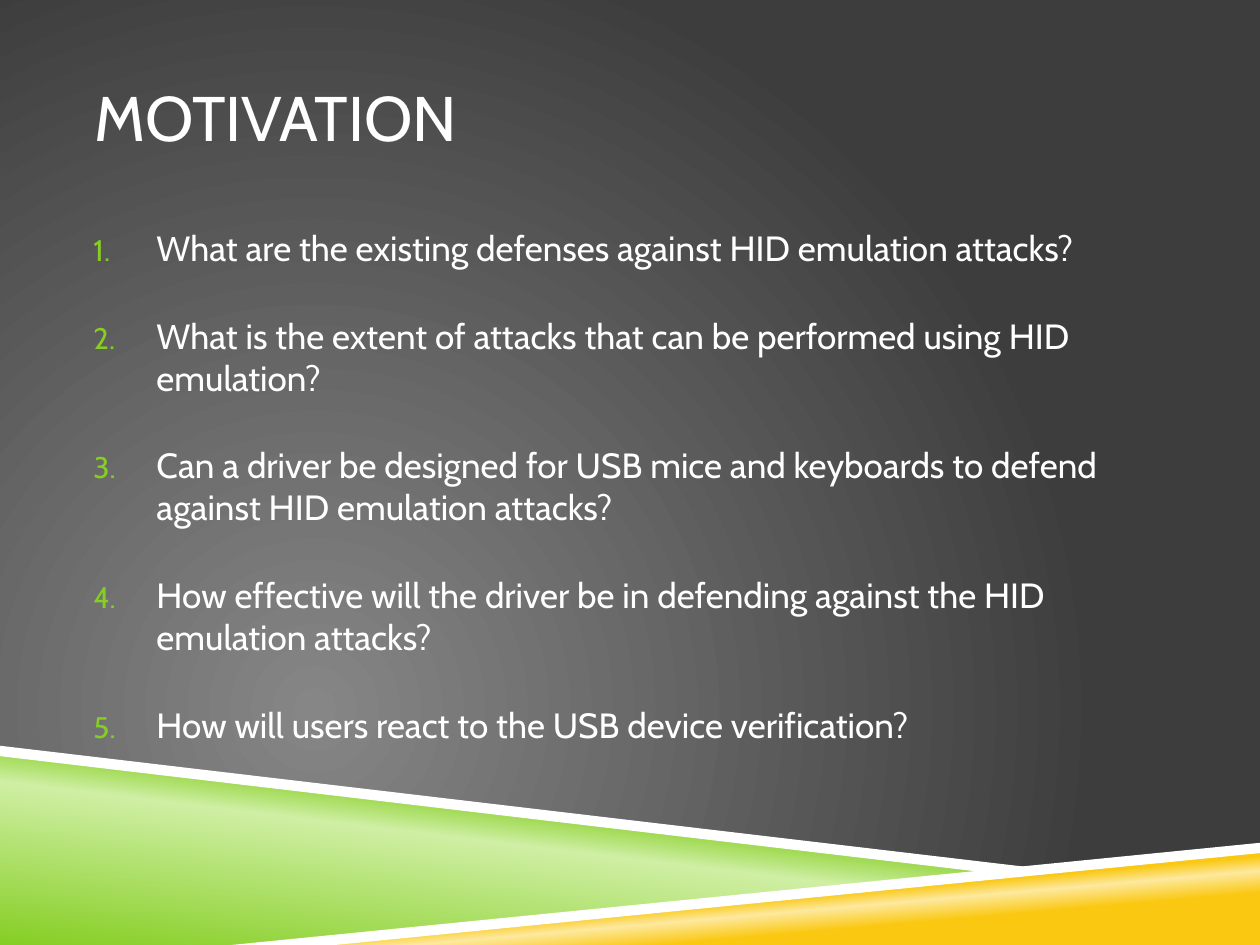
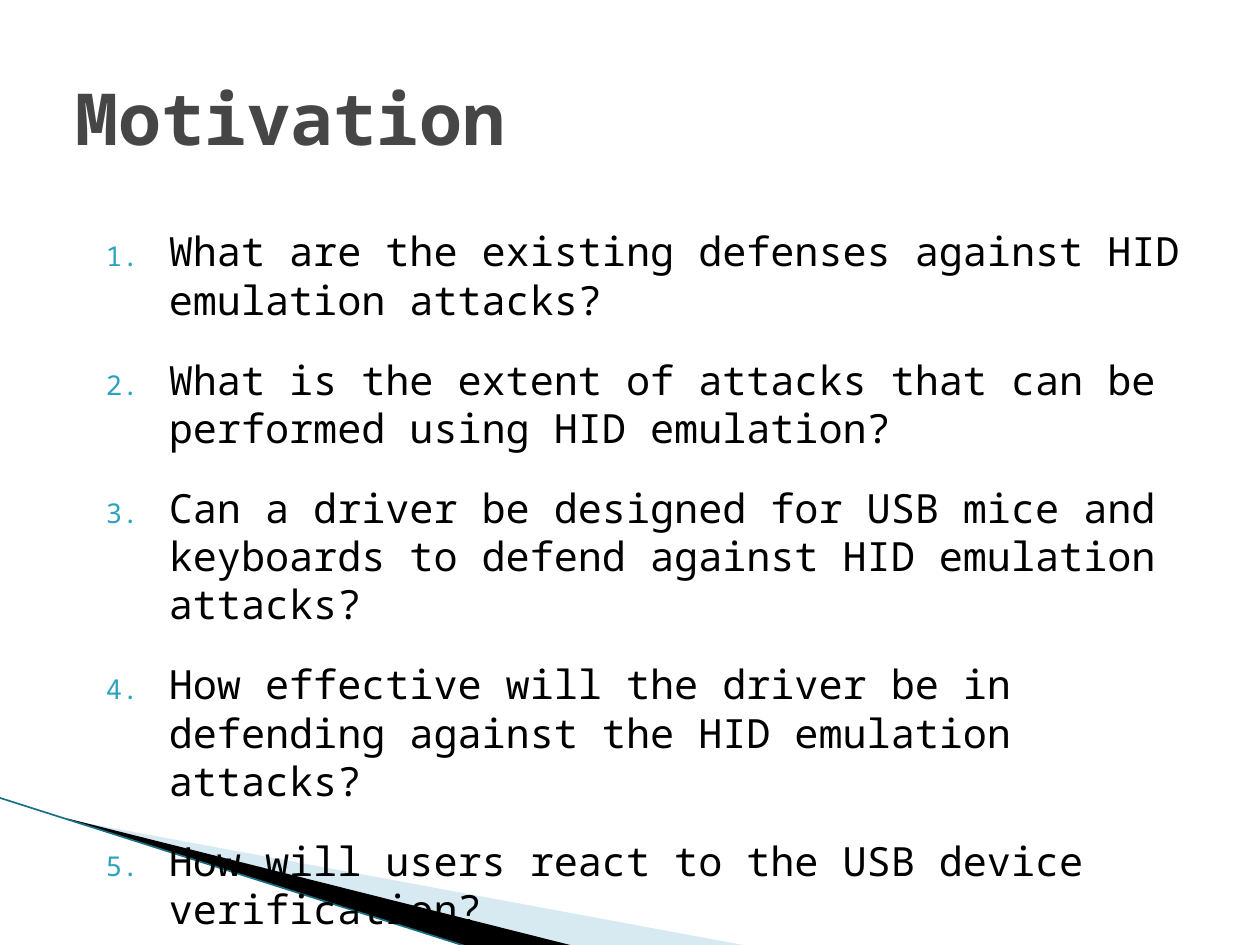
Before and after one commit to vfasburg/cse_825, a slide deck: slide 4 of Project/Final_Project_Presentation_Fasburg_Reiff_Thomas.pptx. Drawn at 1260x945 pixels with LibreOffice and Linux fonts; fonts in the diff are those of the drawing; background and template pictures are left out. Boxes give left, top, right and bottom in pixels: in the first picture for what was removed or moved away, otherwise in the second. Text is boxed around its words. In the diff, an @@ line names an element or a change of style, - is before the commit and + after.

```diff
--- a/Project/Final_Project_Presentation_Fasburg_Reiff_Thomas.pptx
+++ b/Project/Final_Project_Presentation_Fasburg_Reiff_Thomas.pptx
@@ background picture (left out) to #FFFFFF @@
@@ title at [75,89,505,146]: text changed; size 36 to 41 pt; font Cabin to Noto Sans Mono; text colour #FFFFFF to #464646; bold on @@
-MOTIVATION
+Motivation
@@ text "What are the existing defenses ..." at [169,235,1179,936]: size 20 to 22.9 pt, font Cabin to Noto Sans Mono, text colour #FFFFFF to #000000; less space between paragraphs; bullet colour #86CE24 to #2DA2BF @@
@@ freeform shape removed at [0,746,1048,873] @@
@@ freeform shape removed at [0,752,998,945] @@
@@ line added from (0, 798) to (467, 945), #97C5D8 0.95 pt @@
@@ freeform shape added at [67,818,576,945], fill #000000 @@
@@ freeform shape added at [69,819,750,945], fill #A0CBDC at 40% opacity @@
@@ freeform shape removed at [232,843,1260,945] @@
@@ freeform shape removed at [249,847,1260,945] @@
```
Also in this commit, not shown: 16 other slides changed.
